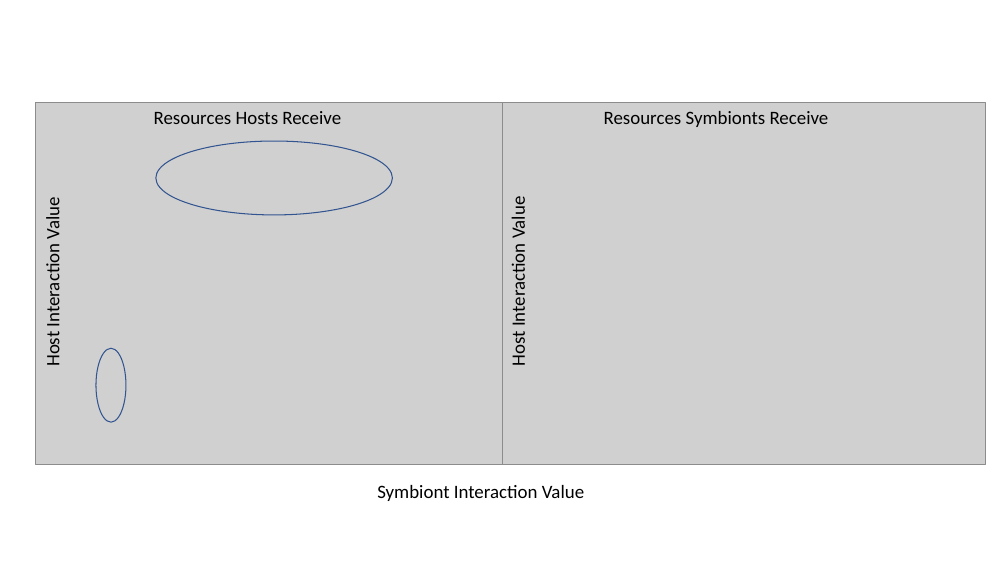
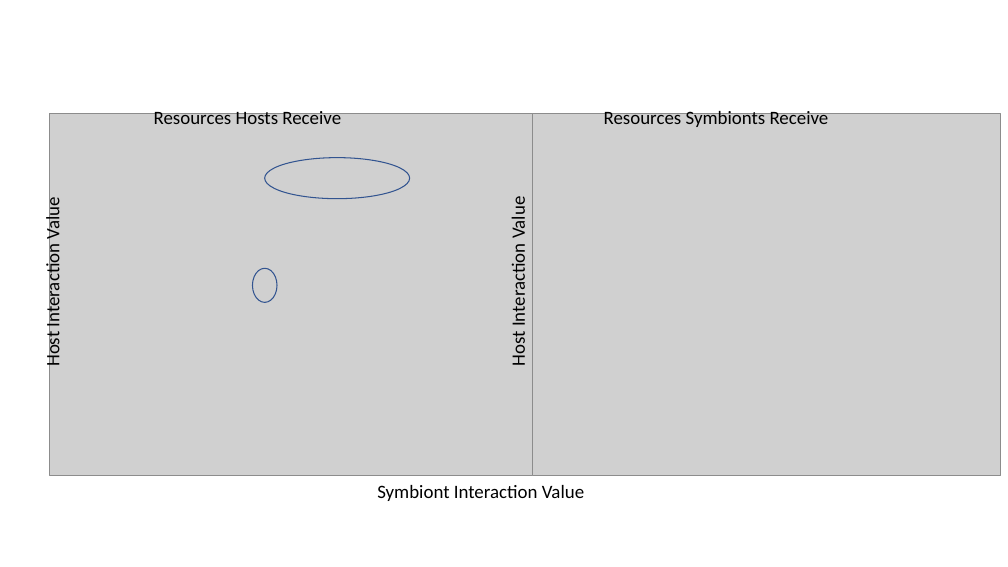
Before and after one commit to anyaevostinar/Dirty-Transmission-Hypothesis-Paper, a slide deck: slide 1 of Analysis/HeatMaps/CombinedHeatmap.pptx. Drawn at 1008x567 pixels with LibreOffice and Linux fonts; fonts in the diff are those of the drawing; grey boxes stand for pictures. Boxes give left, top, right and bottom in pixels: in the first picture for what was removed or moved away, otherwise in the second. Text is boxed around its words. In the diff, an @@ line names an element or a change of style, - is before the commit and + after.

```diff
--- a/Analysis/HeatMaps/CombinedHeatmap.pptx
+++ b/Analysis/HeatMaps/CombinedHeatmap.pptx
@@ picture: place and size @@
-picture at [36, 102, 519, 464]
+picture at [50, 113, 533, 476]
@@ picture: place and size @@
-picture at [502, 102, 985, 464]
+picture at [518, 113, 1001, 476]
@@ ellipse: place and size @@
-ellipse at [156, 141, 392, 216]
+ellipse at [265, 158, 410, 199]
@@ ellipse added at [253, 268, 277, 302], outline #325491 1 pt @@
@@ ellipse removed at [96, 349, 126, 423] @@
```
Also in this commit, not shown: 5 other files.
